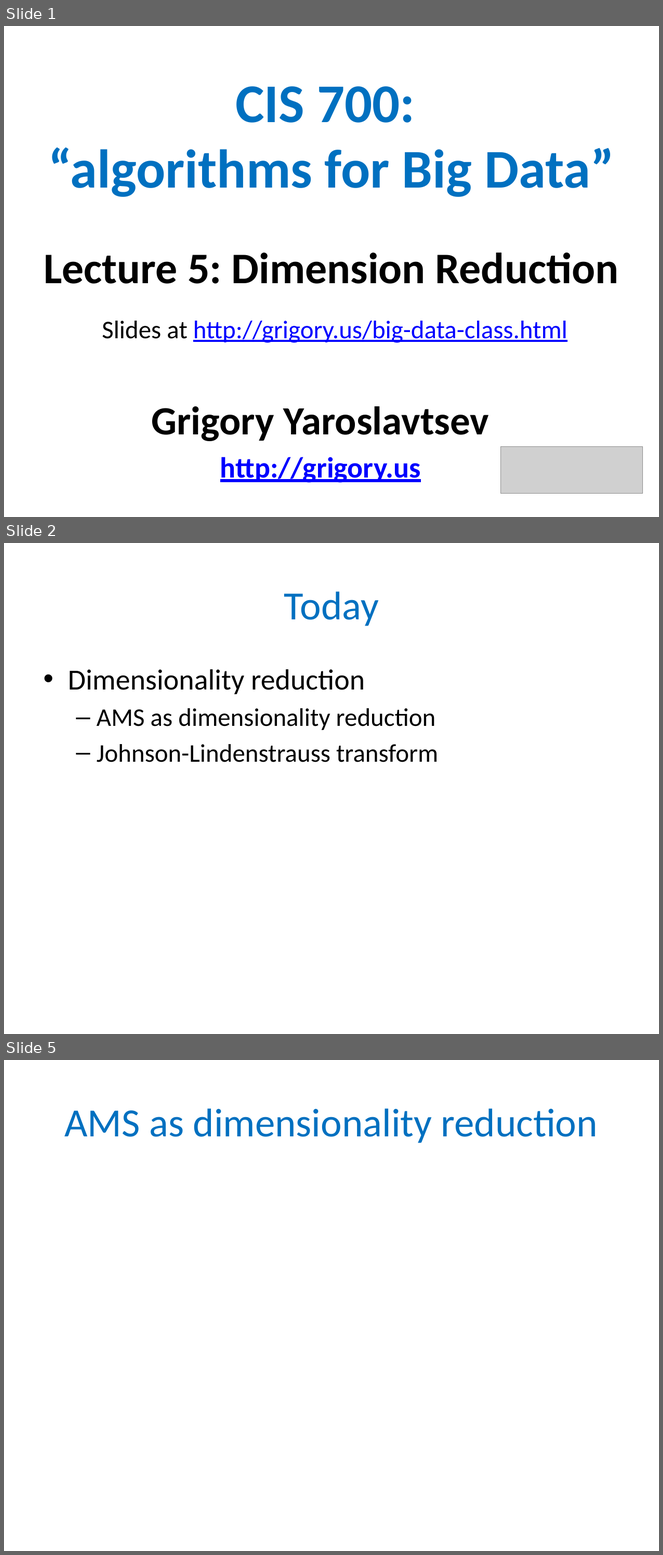
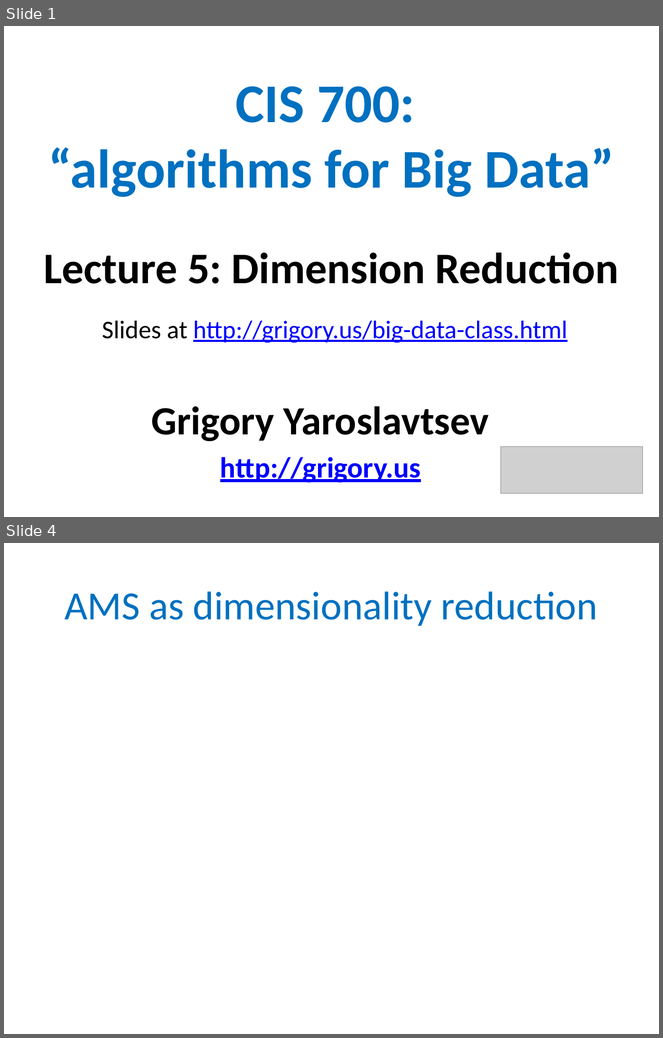
Before and after one commit to gyaroslavtsev/gyaroslavtsev.github.io, a slide deck: big-data/lecture05.pptx. Shown one above the other, each under a label of ours: slides 1, 2 and 5 before the commit, slides 1 and 4 after it; the slides between them are not shown. The pictures are 663x1555 and 663x1038 pixels, drawn with LibreOffice and Linux fonts; fonts in the diff are those of the drawing; grey boxes stand for pictures. Boxes give left, top, right and bottom in pixels: in the first picture for what was removed or moved away, otherwise in the second. Text is boxed around its words. In the diff, an @@ line names an element or a change of style, - is before the commit and + after.

```diff
--- a/big-data/lecture05.pptx
+++ b/big-data/lecture05.pptx
@@ slide 2 removed at (x1=4, y1=543, x2=659, y2=1034), background #FFFFFF @@
@@ title removed at (x1=284, y1=591, x2=379, y2=626) @@
-Today
@@ text removed at (x1=68, y1=669, x2=438, y2=762) @@
-• Dimensionality reduction
-  – AMS as dimensionality reduction
-  – Johnson-Lindenstrauss transform
@@ what was slide 5 is now slide 4 @@
```
Also in this commit, not shown: 9 slides added, 3 other files.
